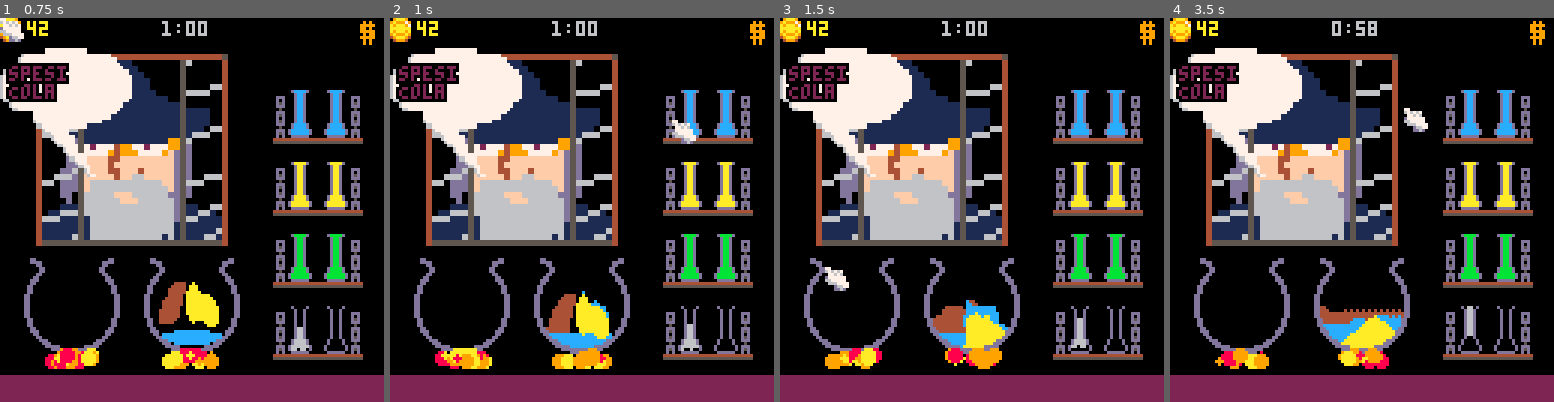
Above: before the commit, frames 1-4 (left to right).
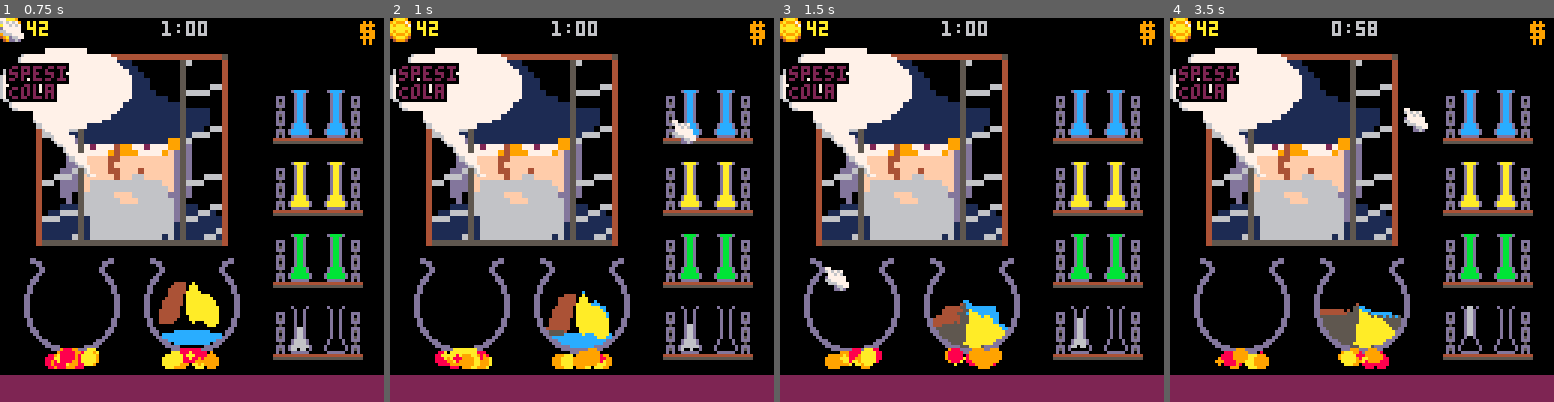
Above: after the commit, the same moments.

Repository: andbalch/cs4730_team_game
Game: PICO-8 cartridge potion.p8
The game is run twice, just before and just after one commit, with the same random seed, the same clock (stepped at 60 frames per second) and the same inputs.
Inputs (mouse positions are in pixels of both pictures, inside the frame that each line leads up to):
- Up to frame 1 (0.75 s): tap X (X key) at 0.33 s; click (280, 121) at 0.67 s
- Up to frame 2 (1 s): no input
- Up to frame 3 (1.5 s): tap X (X key) at 1.07 s; click (826, 267) at 1.22 s
- Up to frame 4 (3.5 s): click (1277, 114) at 1.77 s; tap X (X key) at 1.85, 2.97 s; click (1342, 259) at 2.32 s; click (1404, 106) at 2.87 s; click (1465, 256) at 3.42 s

Frame 1 is identical in both runs. In frame 2, less than 0.1% of the frame differs, in the area x 41-47%, y 72-83%; in frame 3, 0.5%; in frame 4, 1.1%, in the area x 39-61%, y 74-86%.

Commit message:
expand simulation to allow for basic recipe-making

Diff:
--- a/simulation.lua
+++ b/simulation.lua
@@ -43,23 +43,34 @@
 		perm=function(s,x1,y1,x2,y2)
 			return density[s:g(x1,y1)+1]>density[s:g(x2,y2)+1]
 		end,
-		-- Try to move cell (x1,y1) into cell (x2,y2)
+		-- Try to move cell (x1,y1) into cell (x2,y2), checking for valid recipe/reaction
 		try=function(s,x1,y1,x2,y2)
 			local c1,c2=s:g(x1,y1),s:g(x2,y2)
 
 			if c2~=13 and c1~=c2 then
-				-- Acid destroys.
-				if (c1==11 or c2==11) and c1~=0 and c2~=0 and c1~=6 and c2~=6 then
-					s:s(x1,y1,6)
-					s:s(x2,y2,6)
-					return true
-				elseif density[c1+1]>density[c2+1] then -- Check for permeability, and swap if it works.
+				adj_occupied = c1~=0 and c2~=0 and c1~=6 and c2~=6
+				if c1~=0 and c2~=0 and c1~=6 and c2~=6 then
+					-- Acid destroys.
+					if (c1==11 or c2==11) then
+						s:s(x1,y1,6)
+						s:s(x2,y2,6)
+						return true
+					-- Check if c1 and c2 make a recipe or reaction
+					else
+						prod = check_recipe(c1, c2)
+						if prod ~= -1 then
+							s:s(x1,y1,prod)
+							s:s(x2,y2,prod)
+							return true
+						end
+					end
+				end
+				if density[c1+1]>density[c2+1] then -- Check for permeability, and swap if it works.
 					s:s(x1,y1,c2)
 					s:s(x2,y2,c1)
 					return true
 				end
 			end
-
 			return false
 		end
 	}
@@ -69,7 +80,7 @@
 	s.t=s.t+1
 	local r=flr(rnd(10))
 	for x=0,s.w-1 do
-		-- Materials that move down.
+		-- Materials that move down. Do you mean "move up"? - Andrew
 		local sim_steam=s.t%4==0
 		for y=0,s.h-1 do
 			local c=s:g(x,y)
@@ -118,3 +129,52 @@
 	end
 	sspr(s.x,s.y,s.w,s.h,dx,dy,s.w,s.h)
 end
+
+-- Helper function to compare adjacent cell colors and see if they make a potion/reaction
+function check_recipe(c1, c2)
+	-- wyrmwood oil
+	if cmp_cells(c1, c2, 12, 14) then
+		return 15
+	-- caustic dreams
+	elseif cmp_cells(c1, c2, 12, 15) then
+		return 7
+	-- fortified runes
+	elseif cmp_cells(c1, c2, 15, 14) then
+		return 4
+	-- gaseous materia
+	elseif cmp_cells(c1, c2, 12, 4) then
+		return 5
+	-- dragon's blood
+	elseif cmp_cells(c1, c2, 7, 14) then
+		return 8
+	-- spesi cola
+	elseif cmp_cells(c1, c2, 12, 7) then
+		return 2
+	-- sweat of newt
+	elseif cmp_cells(c1, c2, 15, 5) then
+		return 3
+	-- dew of miasma
+	elseif cmp_cells(c1, c2, 7, 5) then
+		return 6
+	-- fenwick tree
+	elseif cmp_cells(c1, c2, 2, 4) then
+		return 9
+	-- holy tears
+	elseif cmp_cells(c1, c2, 3, 4) then
+		return 1
+	-- liquid algorithms
+	elseif cmp_cells(c1, c2, 9, 1) then
+		return 10
+
+	-- TODO: expand to include dangerous reactions. Can indicate these with a global or by returning a val > 15?
+
+	-- invalid recipe -> do nothing
+	else
+		return -1
+	end
+end
+
+-- Helper code to check if some combination of c1 and c2 are equal to v1 and v2
+function cmp_cells(c1, c2, v1, v2)
+	return (c1 == v1 and c2 == v2) or (c1 == v2 and c2 == v1)
+end
